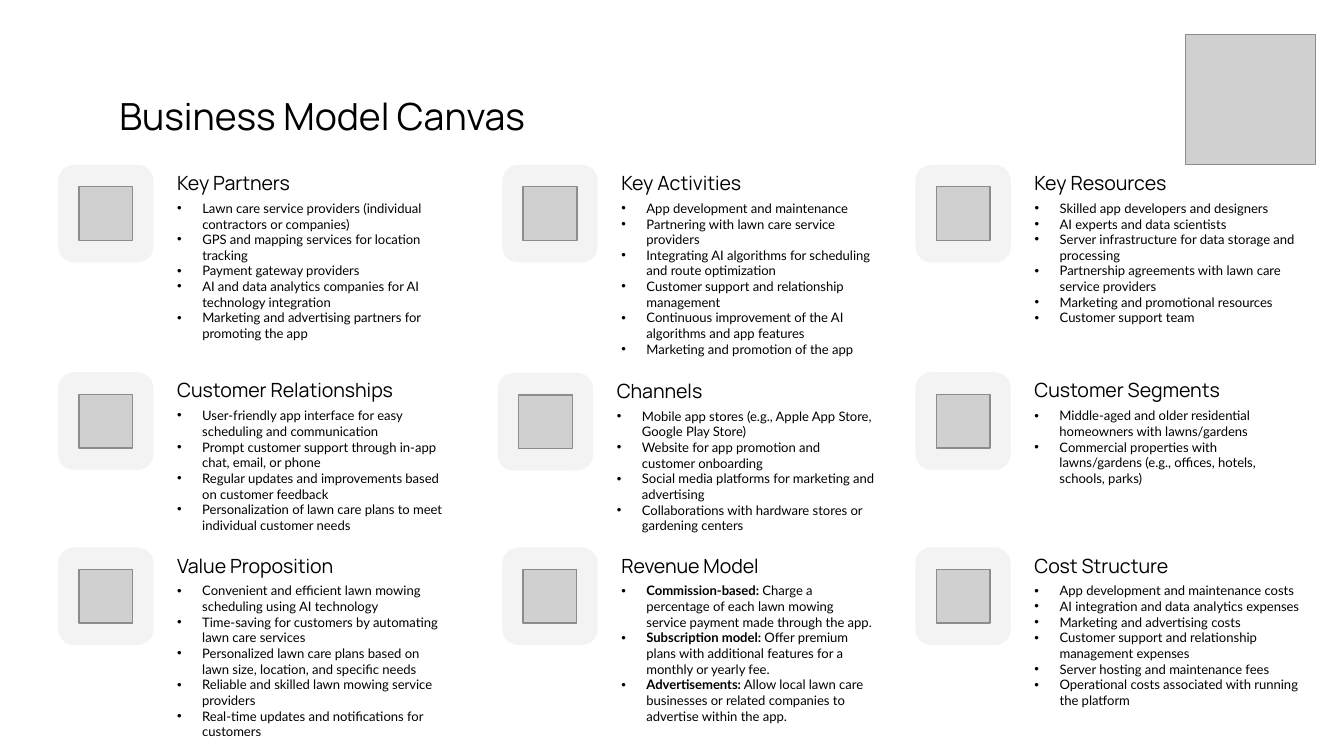
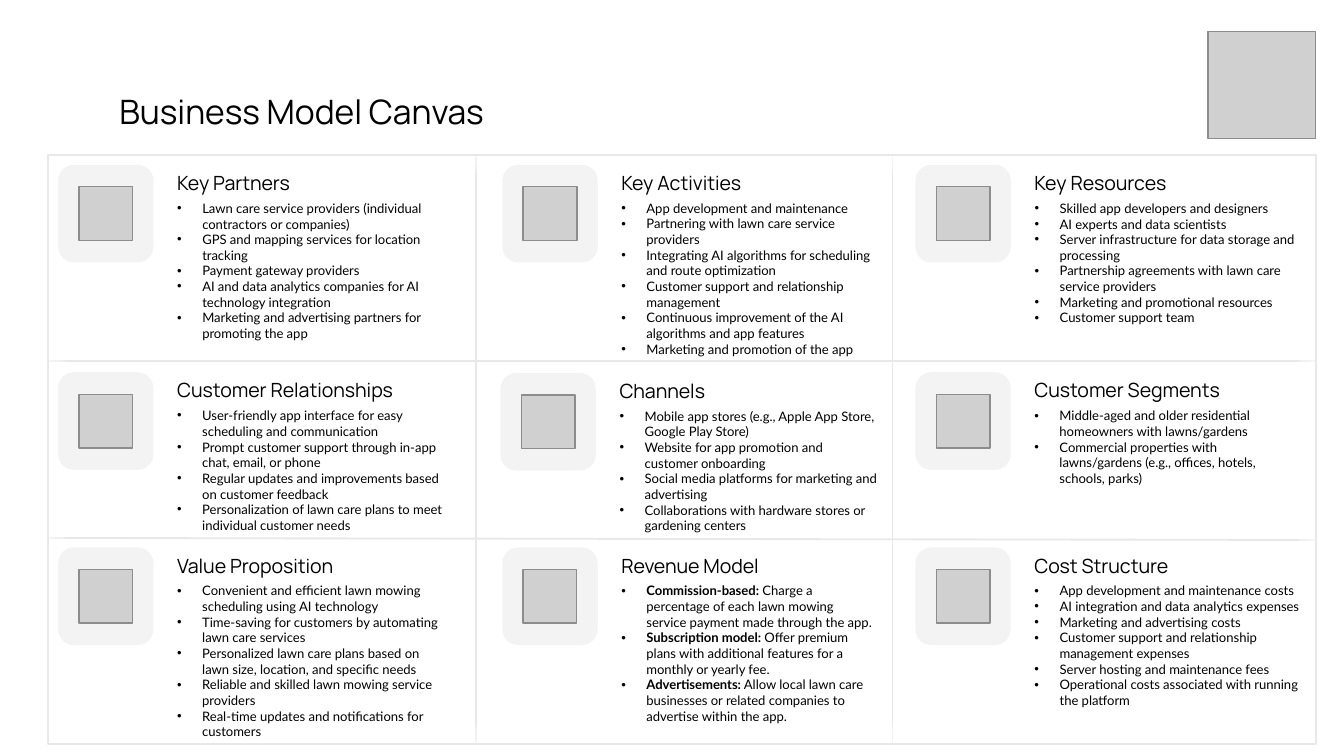
Before and after one commit to gasserahmed/VT-MIT, a slide deck: slide 2 of MGT5824-Tech-based Entrepreneurship/Assignments/Milestone #3 - Business Model Design & AI-powered Operating Models/gasser18-milestone3_slides.pptx. Drawn at 1344x756 pixels with LibreOffice and Linux fonts; fonts in the diff are those of the drawing; grey boxes stand for pictures. Boxes give left, top, right and bottom in pixels: in the first picture for what was removed or moved away, otherwise in the second. Text is boxed around its words. In the diff, an @@ line names an element or a change of style, - is before the commit and + after.

Commit message:
Finished business model canvas part (with recording) in Milestone 3

```diff
--- a/MGT5824-Tech-based Entrepreneurship/Assignments/Milestone #3 - Business Model Design & AI-powered Operating Models/gasser18-milestone3_slides.pptx
+++ b/MGT5824-Tech-based Entrepreneurship/Assignments/Milestone #3 - Business Model Design & AI-powered Operating Models/gasser18-milestone3_slides.pptx
@@ title "Business Model Canvas" at <box>119,99,484,125</box>: size 20 to 18 pt @@
@@ picture: place and size @@
-picture at <box>1185,35,1316,165</box>
+picture at <box>1208,31,1316,138</box>
@@ rectangle added at <box>48,155,1316,745</box>, outline #E8E8E8 1 pt @@
@@ line added from (476, 155) to (476, 745), #E8E8E8 1 pt @@
@@ line added from (892, 155) to (892, 745), #E8E8E8 1 pt @@
@@ line added from (48, 362) to (1316, 362), #E8E8E8 1 pt @@
@@ line added from (48, 538) to (1316, 540), #E8E8E8 1 pt @@
```
Also in this commit, not shown: 4 other slides changed, 2 slides added, 1 other file.
